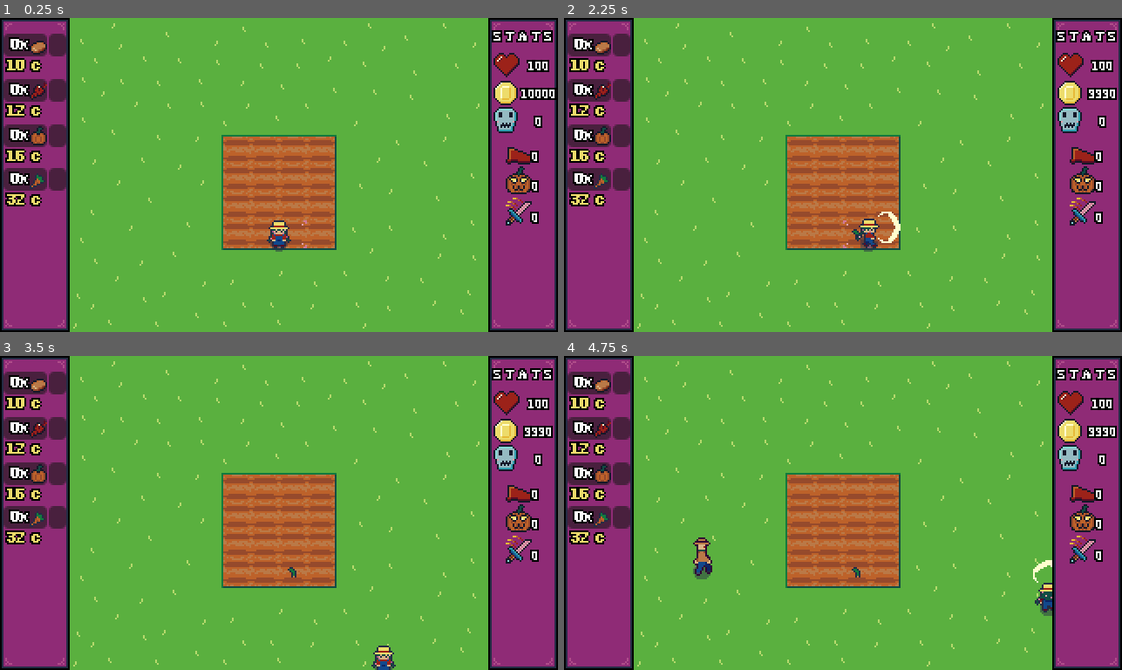
Above: before the commit, frames 1-4 (two rows, left to right).
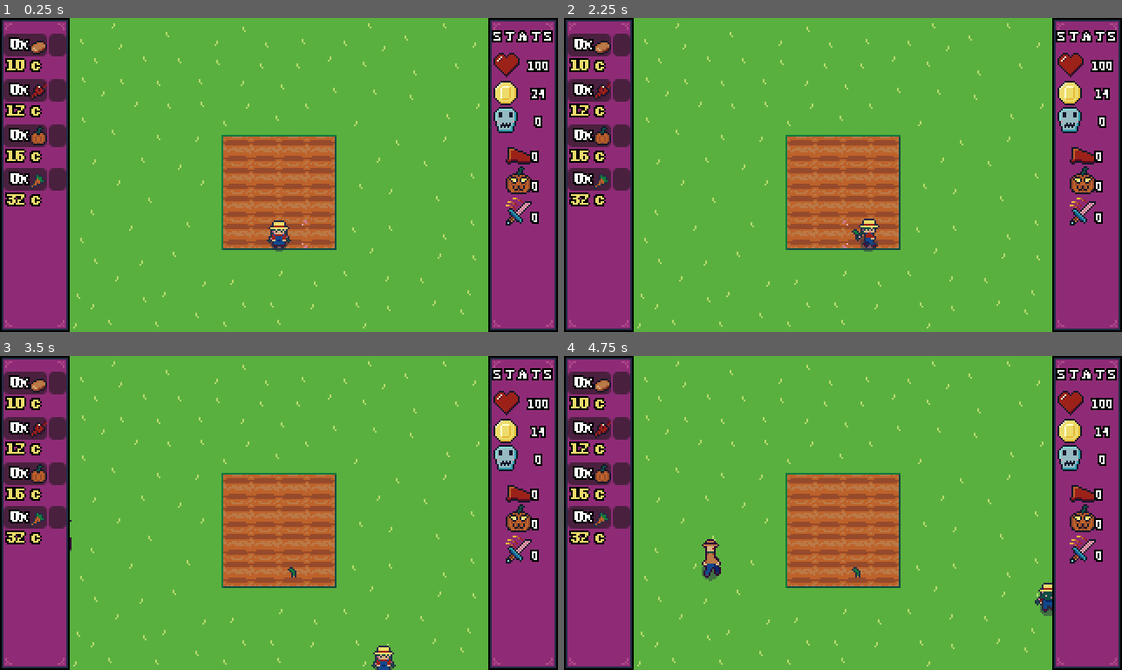
Above: after the commit, the same moments.

Repository: ghoulBlade3/harvest_bounty
Game: Godot game, scene res://main.tscn
Two runs of this game, one before a commit and one after it. Both use one fixed random seed, a clock stepped at 60 frames per second and the inputs below.
Inputs (mouse positions are in pixels of both pictures, inside the frame that each line leads up to):
- Up to frame 1 (0.25 s): no input
- Up to frame 2 (2.25 s): click (619, 46) at 0.52 s; click (591, 46) at 1.27 s; tap Enter at 2 s; move the mouse to (586, 65) at 2.02 s; hold D (move_right) from 2.03 s (still down); tap J (attack) at 2.1 s
- Up to frame 3 (3.5 s): move the mouse to (22, 450) at 2.77 s; release D (move_right) at 2.78 s; hold S (move_down) from 2.78 s (still down); tap J (attack) at 2.85 s
- Up to frame 4 (4.75 s): move the mouse to (586, 494) at 3.52 s; release S (move_down) at 3.53 s; hold D (move_right) 3.53-4.28 s; tap E (interact) at 3.6 s; tap J (attack) at 3.8, 4.55 s; move the mouse to (586, 538) at 4.27 s; hold W (move_up) from 4.28 s (still down); tap R (water) at 4.35 s

The runs differ from the first frame. In frame 1, 0.2% of the frame differs, in the area x 93-100%, y 22-27%; in frame 2, 0.3%; in frame 3, 0.1%; in frame 4, 0.7%, in the area x 23-100%, y 22-73%.

Commit message:
new sound slash

Diff:
--- a/main.tscn
+++ b/main.tscn
@@ -256,7 +256,7 @@
 script = ExtResource("10_yaehf")
 
 [node name="left_spawn_area" type="Node2D" parent="spawn_areas" unique_id=567268611]
-position = Vector2(-126, 0)
+position = Vector2(-121, 0)
 
 [node name="point_1" type="Marker2D" parent="spawn_areas/left_spawn_area" unique_id=979244017]
 position = Vector2(-34, -83)
@@ -265,7 +265,7 @@
 position = Vector2(5, 95)
 
 [node name="right_spawn_area" type="Node2D" parent="spawn_areas" unique_id=1081265499]
-position = Vector2(125, -1)
+position = Vector2(121, -1)
 
 [node name="point_1" type="Marker2D" parent="spawn_areas/right_spawn_area" unique_id=2077155078]
 position = Vector2(36, -82)
@@ -413,34 +413,34 @@
 
 [connection signal="area_entered" from="game_objects/farmland" to="game_objects/farmland" method="_on_area_entered"]
 [connection signal="area_exited" from="game_objects/farmland" to="game_objects/farmland" method="_on_area_exited"]
-[connection signal="area_entered" from="game_objects/@Area2D@26410" to="game_objects/@Area2D@26410" method="_on_area_entered"]
-[connection signal="area_exited" from="game_objects/@Area2D@26410" to="game_objects/@Area2D@26410" method="_on_area_exited"]
-[connection signal="area_entered" from="game_objects/@Area2D@26411" to="game_objects/@Area2D@26411" method="_on_area_entered"]
-[connection signal="area_exited" from="game_objects/@Area2D@26411" to="game_objects/@Area2D@26411" method="_on_area_exited"]
-[connection signal="area_entered" from="game_objects/@Area2D@26412" to="game_objects/@Area2D@26412" method="_on_area_entered"]
-[connection signal="area_exited" from="game_objects/@Area2D@26412" to="game_objects/@Area2D@26412" method="_on_area_exited"]
-[connection signal="area_entered" from="game_objects/@Area2D@26413" to="game_objects/@Area2D@26413" method="_on_area_entered"]
-[connection signal="area_exited" from="game_objects/@Area2D@26413" to="game_objects/@Area2D@26413" method="_on_area_exited"]
-[connection signal="area_entered" from="game_objects/@Area2D@26414" to="game_objects/@Area2D@26414" method="_on_area_entered"]
-[connection signal="area_exited" from="game_objects/@Area2D@26414" to="game_objects/@Area2D@26414" method="_on_area_exited"]
-[connection signal="area_entered" from="game_objects/@Area2D@26415" to="game_objects/@Area2D@26415" method="_on_area_entered"]
-[connection signal="area_exited" from="game_objects/@Area2D@26415" to="game_objects/@Area2D@26415" method="_on_area_exited"]
-[connection signal="area_entered" from="game_objects/@Area2D@26416" to="game_objects/@Area2D@26416" method="_on_area_entered"]
-[connection signal="area_exited" from="game_objects/@Area2D@26416" to="game_objects/@Area2D@26416" method="_on_area_exited"]
-[connection signal="area_entered" from="game_objects/@Area2D@26417" to="game_objects/@Area2D@26417" method="_on_area_entered"]
-[connection signal="area_exited" from="game_objects/@Area2D@26417" to="game_objects/@Area2D@26417" method="_on_area_exited"]
-[connection signal="area_entered" from="game_objects/@Area2D@26418" to="game_objects/@Area2D@26418" method="_on_area_entered"]
-[connection signal="area_exited" from="game_objects/@Area2D@26418" to="game_objects/@Area2D@26418" method="_on_area_exited"]
-[connection signal="area_entered" from="game_objects/@Area2D@26419" to="game_objects/@Area2D@26419" method="_on_area_entered"]
-[connection signal="area_exited" from="game_objects/@Area2D@26419" to="game_objects/@Area2D@26419" method="_on_area_exited"]
-[connection signal="area_entered" from="game_objects/@Area2D@26420" to="game_objects/@Area2D@26420" method="_on_area_entered"]
-[connection signal="area_exited" from="game_objects/@Area2D@26420" to="game_objects/@Area2D@26420" method="_on_area_exited"]
-[connection signal="area_entered" from="game_objects/@Area2D@26421" to="game_objects/@Area2D@26421" method="_on_area_entered"]
-[connection signal="area_exited" from="game_objects/@Area2D@26421" to="game_objects/@Area2D@26421" method="_on_area_exited"]
-[connection signal="area_entered" from="game_objects/@Area2D@26422" to="game_objects/@Area2D@26422" method="_on_area_entered"]
-[connection signal="area_exited" from="game_objects/@Area2D@26422" to="game_objects/@Area2D@26422" method="_on_area_exited"]
-[connection signal="area_entered" from="game_objects/@Area2D@26423" to="game_objects/@Area2D@26423" method="_on_area_entered"]
-[connection signal="area_exited" from="game_objects/@Area2D@26423" to="game_objects/@Area2D@26423" method="_on_area_exited"]
-[connection signal="area_entered" from="game_objects/@Area2D@26424" to="game_objects/@Area2D@26424" method="_on_area_entered"]
-[connection signal="area_exited" from="game_objects/@Area2D@26424" to="game_objects/@Area2D@26424" method="_on_area_exited"]
+[connection signal="area_entered" from="game_objects/@Area2D@20801" to="game_objects/@Area2D@20801" method="_on_area_entered"]
+[connection signal="area_exited" from="game_objects/@Area2D@20801" to="game_objects/@Area2D@20801" method="_on_area_exited"]
+[connection signal="area_entered" from="game_objects/@Area2D@20802" to="game_objects/@Area2D@20802" method="_on_area_entered"]
+[connection signal="area_exited" from="game_objects/@Area2D@20802" to="game_objects/@Area2D@20802" method="_on_area_exited"]
+[connection signal="area_entered" from="game_objects/@Area2D@20803" to="game_objects/@Area2D@20803" method="_on_area_entered"]
+[connection signal="area_exited" from="game_objects/@Area2D@20803" to="game_objects/@Area2D@20803" method="_on_area_exited"]
+[connection signal="area_entered" from="game_objects/@Area2D@20804" to="game_objects/@Area2D@20804" method="_on_area_entered"]
+[connection signal="area_exited" from="game_objects/@Area2D@20804" to="game_objects/@Area2D@20804" method="_on_area_exited"]
+[connection signal="area_entered" from="game_objects/@Area2D@20805" to="game_objects/@Area2D@20805" method="_on_area_entered"]
+[connection signal="area_exited" from="game_objects/@Area2D@20805" to="game_objects/@Area2D@20805" method="_on_area_exited"]
+[connection signal="area_entered" from="game_objects/@Area2D@20806" to="game_objects/@Area2D@20806" method="_on_area_entered"]
+[connection signal="area_exited" from="game_objects/@Area2D@20806" to="game_objects/@Area2D@20806" method="_on_area_exited"]
+[connection signal="area_entered" from="game_objects/@Area2D@20807" to="game_objects/@Area2D@20807" method="_on_area_entered"]
+[connection signal="area_exited" from="game_objects/@Area2D@20807" to="game_objects/@Area2D@20807" method="_on_area_exited"]
+[connection signal="area_entered" from="game_objects/@Area2D@20808" to="game_objects/@Area2D@20808" method="_on_area_entered"]
+[connection signal="area_exited" from="game_objects/@Area2D@20808" to="game_objects/@Area2D@20808" method="_on_area_exited"]
+[connection signal="area_entered" from="game_objects/@Area2D@20809" to="game_objects/@Area2D@20809" method="_on_area_entered"]
+[connection signal="area_exited" from="game_objects/@Area2D@20809" to="game_objects/@Area2D@20809" method="_on_area_exited"]
+[connection signal="area_entered" from="game_objects/@Area2D@20810" to="game_objects/@Area2D@20810" method="_on_area_entered"]
+[connection signal="area_exited" from="game_objects/@Area2D@20810" to="game_objects/@Area2D@20810" method="_on_area_exited"]
+[connection signal="area_entered" from="game_objects/@Area2D@20811" to="game_objects/@Area2D@20811" method="_on_area_entered"]
+[connection signal="area_exited" from="game_objects/@Area2D@20811" to="game_objects/@Area2D@20811" method="_on_area_exited"]
+[connection signal="area_entered" from="game_objects/@Area2D@20812" to="game_objects/@Area2D@20812" method="_on_area_entered"]
+[connection signal="area_exited" from="game_objects/@Area2D@20812" to="game_objects/@Area2D@20812" method="_on_area_exited"]
+[connection signal="area_entered" from="game_objects/@Area2D@20813" to="game_objects/@Area2D@20813" method="_on_area_entered"]
+[connection signal="area_exited" from="game_objects/@Area2D@20813" to="game_objects/@Area2D@20813" method="_on_area_exited"]
+[connection signal="area_entered" from="game_objects/@Area2D@20814" to="game_objects/@Area2D@20814" method="_on_area_entered"]
+[connection signal="area_exited" from="game_objects/@Area2D@20814" to="game_objects/@Area2D@20814" method="_on_area_exited"]
+[connection signal="area_entered" from="game_objects/@Area2D@20815" to="game_objects/@Area2D@20815" method="_on_area_entered"]
+[connection signal="area_exited" from="game_objects/@Area2D@20815" to="game_objects/@Area2D@20815" method="_on_area_exited"]
 [connection signal="timeout" from="spawn_areas/Timer" to="spawn_areas" method="_on_timer_timeout"]
--- a/project.godot
+++ b/project.godot
@@ -66,7 +66,7 @@
 attack={
 "deadzone": 0.2,
 "events": [Object(InputEventKey,"resource_local_to_scene":false,"resource_name":"","device":-1,"window_id":0,"alt_press …(192 unchanged characters)…
-, Object(InputEventMouseButton,"resource_local_to_scene":fal …(106 unchanged characters)… alse,"meta_pressed":false,"button_mask":2,"position":Vector2(157, 8),"global_position":Vector2(166, 56),"factor":1.0,"button_index":2,"canceled":false,"pressed":true,"double_click":false,"script":null)
+, Object(InputEventMouseButton,"resource_local_to_scene":fal …(106 unchanged characters)… alse,"meta_pressed":false,"button_mask":1,"position":Vector2(135, 12),"global_position":Vector2(144, 60),"factor":1.0,"button_index":1,"canceled":false,"pressed":true,"double_click":false,"script":null)
 ]
 }
 
--- a/scenes/player_attack.tscn
+++ b/scenes/player_attack.tscn
@@ -2,7 +2,7 @@
 
 [ext_resource type="Texture2D" uid="uid://csceohidwrruq" path="res://textures/player/attack.png" id="1_2tl33"]
 [ext_resource type="Script" uid="uid://dyc3336yv01sg" path="res://scenes/player_attack.gd" id="1_pqjam"]
-[ext_resource type="AudioStream" uid="uid://dssur5wvpil01" path="res://textures/player/slash.wav" id="3_hb4ip"]
+[ext_resource type="AudioStream" uid="uid://dh7gwsuxj7b10" path="res://textures/player/slash.mp3" id="3_hb4ip"]
 
 [sub_resource type="AtlasTexture" id="AtlasTexture_2tl33"]
 atlas = ExtResource("1_2tl33")
@@ -58,6 +58,7 @@
 
 [node name="AudioStreamPlayer" type="AudioStreamPlayer" parent="." unique_id=1357627577]
 stream = ExtResource("3_hb4ip")
+volume_db = -31.118
 
 [connection signal="area_entered" from="." to="." method="_on_area_entered"]
 [connection signal="animation_finished" from="attack_animation" to="." method="_on_attack_animation_animation_finished"]
--- a/scripts/effect.gd
+++ b/scripts/effect.gd
@@ -36,5 +36,4 @@
 		"attack_speed":
 			if player.attack_cooldown == 0.1:
 				player.attack_cooldown = 0.5
-	print(effect_timer.time_left)
 	return
--- a/scripts/player_main.gd
+++ b/scripts/player_main.gd
@@ -4,6 +4,8 @@
 @onready var directional_animation_component: dir_anim_compoment = $directional_animation_component
 @onready var health_component: health_component = $health_component
 @onready var effect_holder: Node2D = $"../camera/effect_holder"
+@onready var left_ui: Node2D = $"../spawn_areas/left_spawn_area"
+@onready var right_ui: Node2D = $"../spawn_areas/right_spawn_area"
 
 
 const kAttack = preload("res://scenes/player_attack.tscn")
@@ -12,7 +14,7 @@
 const kSpeed: float = 4800.0
 var speed: float = kSpeed
 var kills: int = 0
-var money: int = 10000
+var money: int = 24
 var canInteract: bool = true
 var scare_effect: bool = false
 
@@ -66,8 +68,12 @@
 	pMoveDir *= speed * delta
 	velocity = pMoveDir
 
-	if Input.is_action_just_pressed("attack"):
-		play_attack_animation(pMoveDir)
+	var mouse_pos = get_global_mouse_position()
+	if not (mouse_pos.x < left_ui.global_position.x or mouse_pos.x > right_ui.global_position.x):
+		if Input.is_action_just_pressed("attack"):
+			play_attack_animation(pMoveDir)
+
+
 
 	if canInteract:
 		directional_animation_component.dir_animation(pMoveDir)
--- a/spawn_areas.gd
+++ b/spawn_areas.gd
@@ -37,4 +37,4 @@
 			spawn_bee(position)
 		else:
 			spawn_bounty_hunter(position)
-	spawn_amnt += 0.1
+	spawn_amnt += 0.05
Not shown, added: textures/player/slash.mp3.import
Not shown, removed: textures/player/slash.wav.import
Not shown, added: textures/ui/effect_scare.png.import
Not shown, added: textures/player/slash.mp3
Not shown, removed: textures/player/slash.wav
